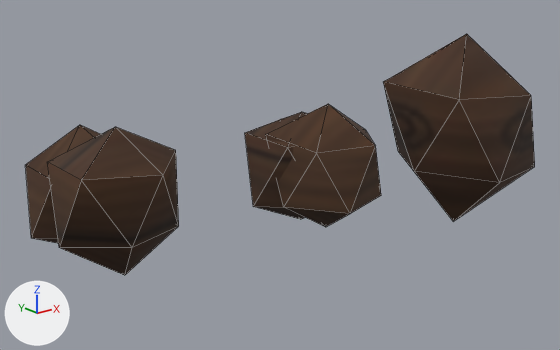
The glTF model public/assets/world/coconut_pile/model.glb, before and after one commit.
The view is the same before and after, from a camera (50 mm lens) standing at (-0.592, -0.756, 0.436) and looking at (0.003, -0.013, 0.139). The axes (+X, +Y, +Z) are drawn at lower left. The lights are the same throughout. The older version comes first. Mesh edges are drawn as thin lines. Where no turn or scale is listed for an object, it has been applied to the vertices. Vertices at exactly the same position are counted once.

The first picture shows 'coconut_pile'.
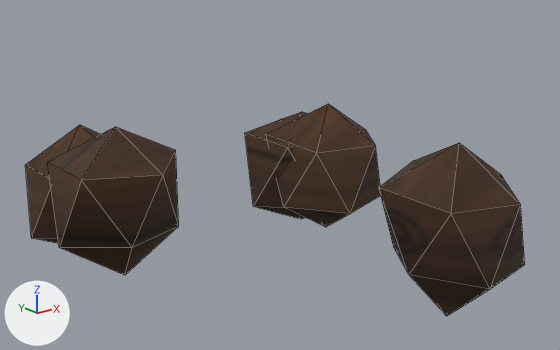
Where the newer file only moved an object's origin or applied its transform, the numbers keep the older frame.

Edits to the bpy script that builds the scene:
```text
Change me_coconut_pile:
    used by ob_coconut_pile; location = (0.0, 0.0, 0.1667)
    remove me_coconut_pile.from_pydata(...)  # 60 vertices, 100 faces; spans x -0.247..0.247, y -0.303..0.303, z -0.167..0.167
    add me_coconut_pile.from_pydata(...)  # 60 vertices, 100 faces; spans x -0.247..0.247, y -0.303..0.303, z -0.167..0.047
    me_coconut_pile part 1: the loose piece of 12 vertices spanning x 0.013..0.168, y -0.303..-0.139, z -0.047..0.167 is moved by (0.0, 0.0, -0.12)
```

What differs and where, as boxes [x1, y1, x2, y2] in the pictures (560 x 350 px; the box of a moved part takes in the faces that stretch with it):
'coconut_pile', reshaped (12% shorter)
    before: [26, 34, 535, 275]
    after: [26, 104, 525, 316]
part 1 of me_coconut_pile, moved or reshaped
    before: [383, 34, 535, 222]
    after: [379, 143, 525, 316]
